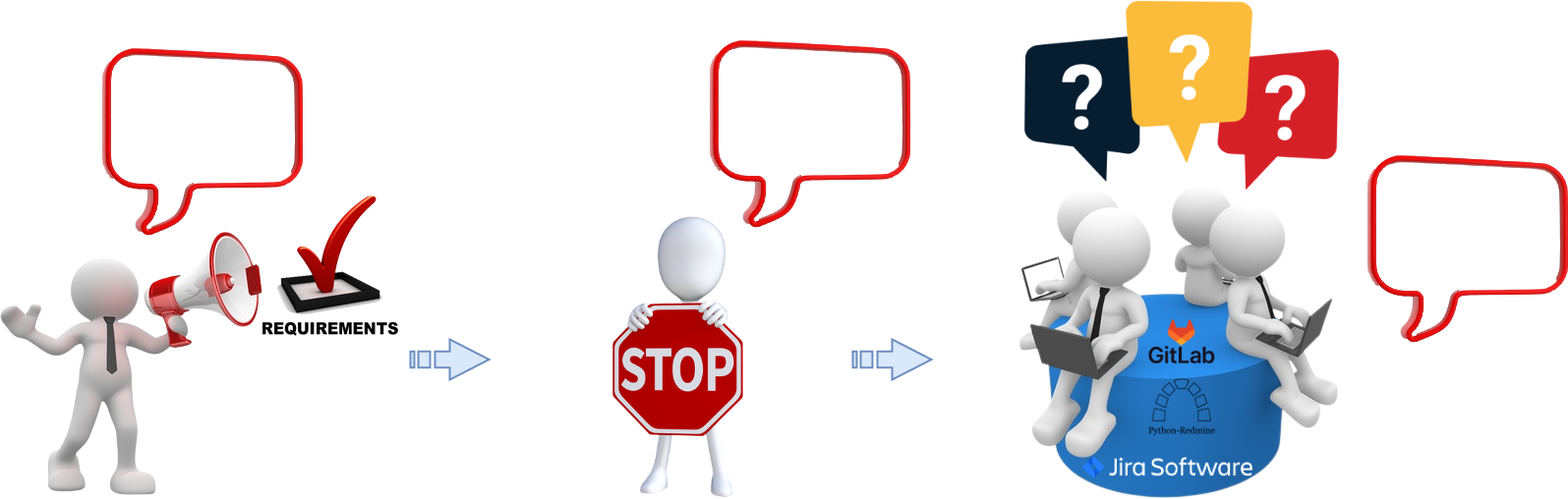
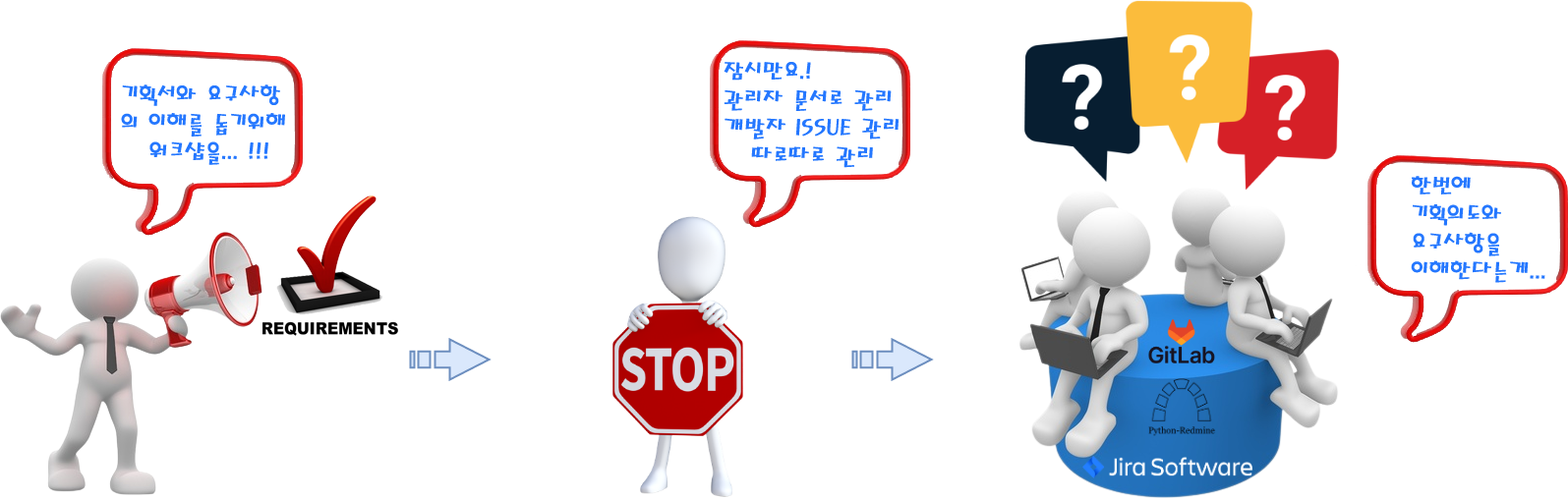
The second 1568 × 499 image is a revision of the first. Changes to its layers:
added layer "한번에 기획의도와 요구사항을 이해한다는게..." above "잠시만요.! 관리자 문서로 관리 개발자 ISSUE 관리 따로따로 관리" over (1410, 175, 1546, 284)
added layer "잠시만요.! 관리자 문서로 관리 개발자 ISSUE 관리 따로따로 관리" above "기획서와 요구사항 의 이해를 돕기위해 워크샵을... !!!" over (723, 60, 899, 169)
added layer "기획서와 요구사항 의 이해를 돕기위해 워크샵을... !!!" above "Layer 0" over (120, 84, 286, 166)
